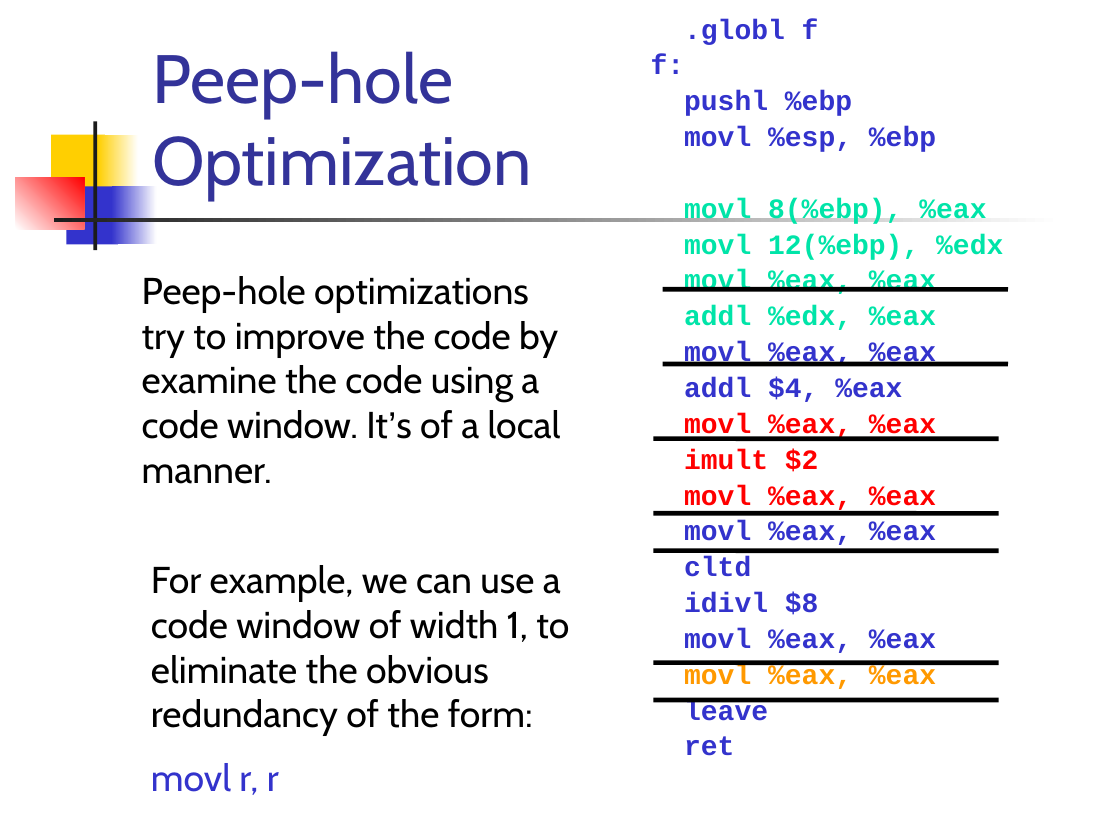
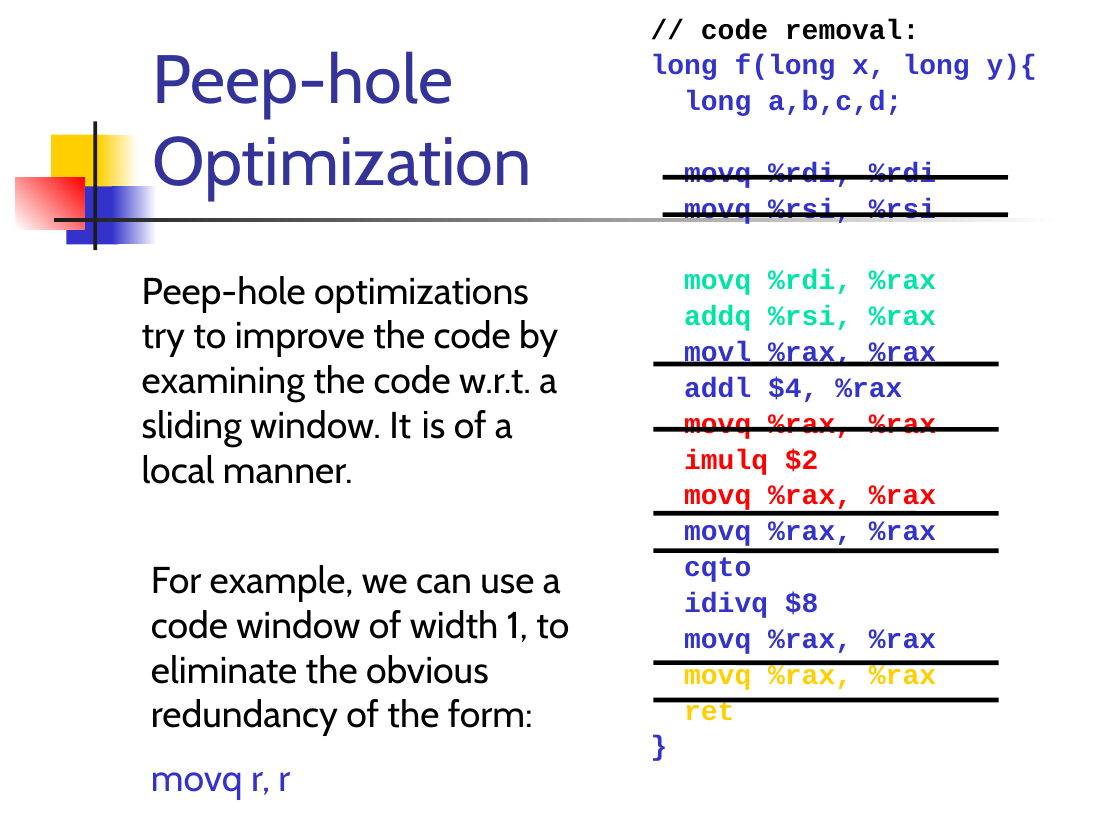
Before and after one commit to csslab-ustc/csslab-ustc.github.io, a slide deck: slide 7 of courses/compiler/slides/lec18-reg-alloc-gc.pptx (slide 8 before the commit). Drawn at 1120x840 pixels with LibreOffice and Linux fonts; fonts in the diff are those of the drawing. Boxes give left, top, right and bottom in pixels: in the first picture for what was removed or moved away, otherwise in the second. Text is boxed around its words. In the diff, an @@ line names an element or a change of style, - is before the commit and + after.

```diff
--- a/courses/compiler/slides/lec18-reg-alloc-gc.pptx
+++ b/courses/compiler/slides/lec18-reg-alloc-gc.pptx
@@ text at [651, 19, 1037, 721]: paragraph added @@
+}
@@ text at [651, 19, 1037, 690]: text changed @@
-.globl f
-f:
-pushl %ebp
-movl %esp, %ebp
-movl 8(%ebp), %eax
-movl 12(%ebp), %edx
-movl %eax, %eax
-addl %edx, %eax
-movl %eax, %eax
-addl $4, %eax
-movl %eax, %eax
-imult $2
-movl %eax, %eax
-movl %eax, %eax
-cltd
-idivl $8
-movl %eax, %eax
-movl %eax, %eax
-leave
+// code removal:
+long f(long x, long y){
+long a,b,c,d;
+movq %rdi, %rdi
+movq %rsi, %rsi
+movq %rdi, %rax
+addq %rsi, %rax
+movl %rax, %rax
+addl $4, %rax
+movq %rax, %rax
+imulq $2
+movq %rax, %rax
+movq %rax, %rax
+cqto
+idivq $8
+movq %rax, %rax
+movq %rax, %rax
@@ line added from (663, 177) to (1008, 177), #000000 3 pt @@
@@ line moved from (663, 289) - (1008, 289) to (663, 215) - (1008, 215) @@
@@ text at [142, 276, 558, 484]: text changed @@
-Peep-hole optimizations try to improve the code by examine the code using a code window. It’s of a local manner.
+Peep-hole optimizations try to improve the code by examining the code w.r.t. a sliding window. It is of a local manner.
@@ line moved from (663, 364) - (1008, 364) to (653, 364) - (999, 364) @@
@@ line moved from (653, 439) - (999, 439) to (653, 429) - (999, 429) @@
@@ text at [684, 700, 734, 721]: text colour #3333CC to #FFCF01 in "ret" @@
@@ text at [151, 772, 290, 799]: text changed @@
-movl r, r
+movq r, r
```
Also in this commit, not shown: 53 other slides changed, 3 slides added, 1 slide removed, 8 other files.
